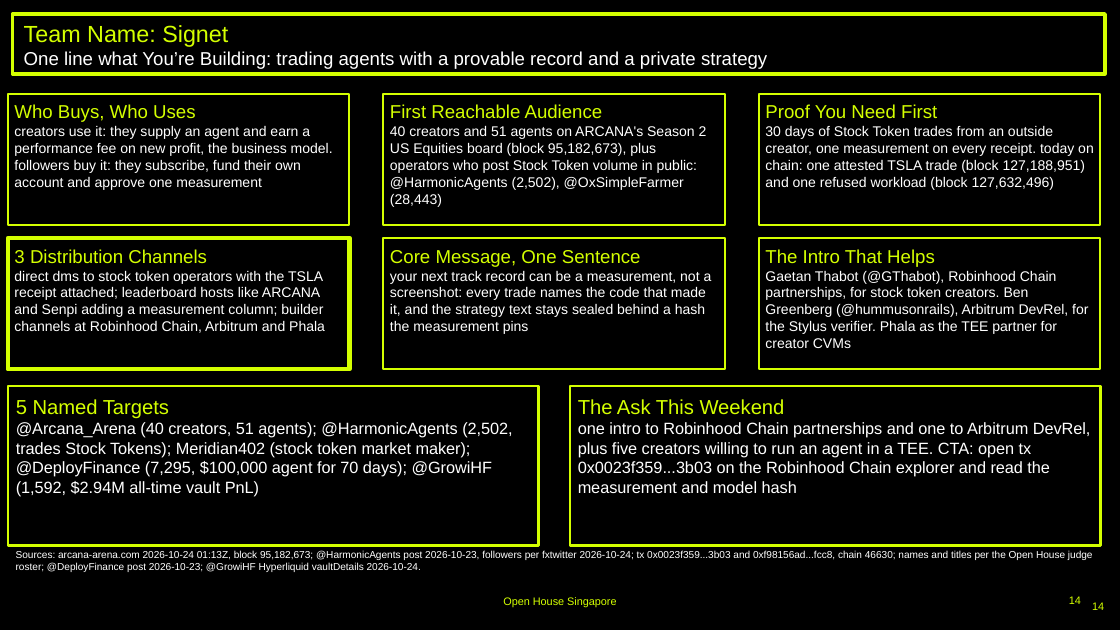
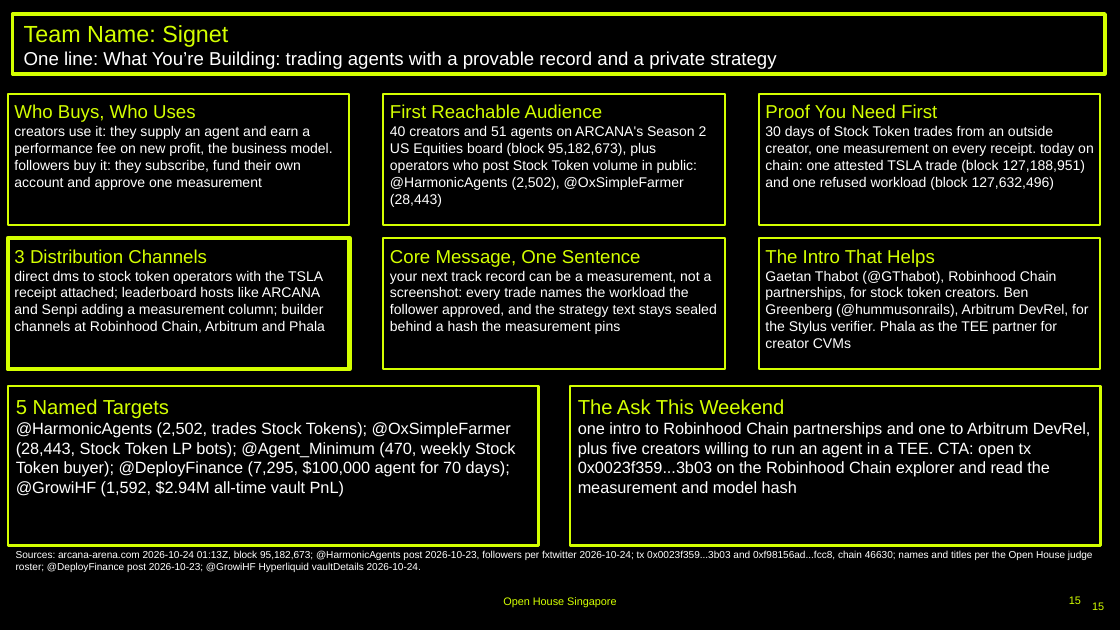
Before and after one commit to aarav1656/signet, a slide deck: slide 15 of deck/Signet-Deck.pptx (slide 14 before the commit). Drawn at 1120x630 pixels with LibreOffice and Linux fonts; fonts in the diff are those of the drawing; background and template pictures are left out. Boxes give left, top, right and bottom in pixels: in the first picture for what was removed or moved away, otherwise in the second. Text is boxed around its words. In the diff, an @@ line names an element or a change of style, - is before the commit and + after.

```diff
--- a/deck/Signet-Deck.pptx
+++ b/deck/Signet-Deck.pptx
@@ text in rectangle at (x1=24, y1=51, x2=776, y2=69): text changed @@
-One line what You’re Building: trading agents with a provable record and a private strategy
+One line: What You’re Building: trading agents with a provable record and a private strategy
@@ text in rectangle at (x1=390, y1=271, x2=717, y2=334): text changed @@
-your next track record can be a measurement, not a screenshot: every trade names the code that made it, and the strategy text stays sealed behind a hash the measurement pins
+your next track record can be a measurement, not a screenshot: every trade names the workload the follower approved, and the strategy text stays sealed behind a hash the measurement pins
@@ text in rectangle at (x1=16, y1=422, x2=516, y2=496): text changed @@
-@Arcana_Arena (40 creators, 51 agents); @HarmonicAgents (2,502, trades Stock Tokens); Meridian402 (stock token market maker); @DeployFinance (7,295, $100,000 agent for 70 days); @GrowiHF (1,592, $2.94M all-time vault PnL)
+@HarmonicAgents (2,502, trades Stock Tokens); @OxSimpleFarmer (28,443, Stock Token LP bots); @Agent_Minimum (470, weekly Stock Token buyer); @DeployFinance (7,295, $100,000 agent for 70 days); @GrowiHF (1,592, $2.94M all-time vault PnL)
@@ page number at (x1=1069, y1=596, x2=1081, y2=604): text changed @@
-14
+15
@@ page number at (x1=1092, y1=602, x2=1104, y2=610): text changed @@
-14
+15
```
Also in this commit, not shown: 9 other slides changed, 1 slide added, 17 other files.
